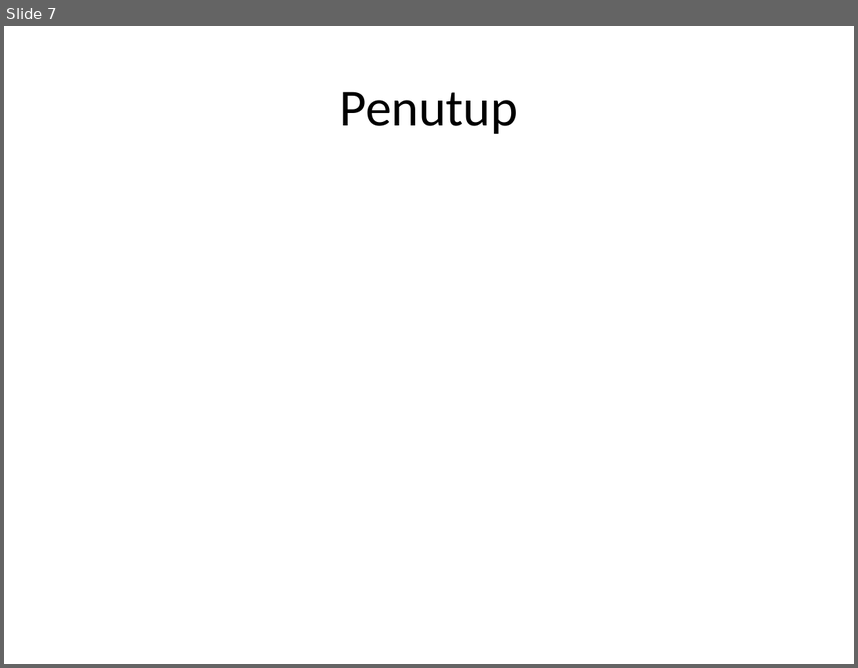
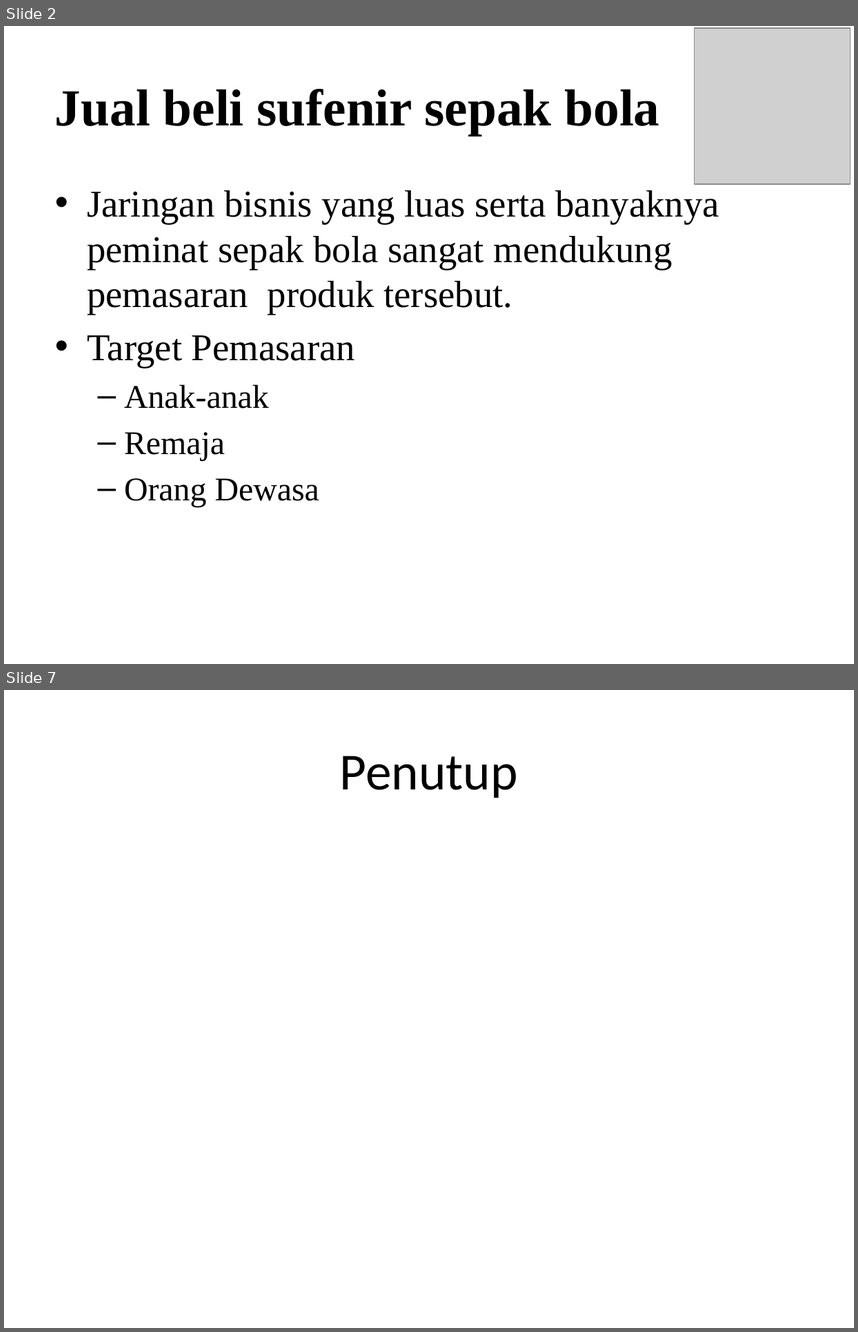
Before and after one commit to IOInspire/SGCodingMum, a slide deck: Titin/Power poin.pptx. Shown one above the other, each under a label of ours: slide 7 before the commit, slides 2 and 7 after it; the slides between them are not shown. The pictures are 858x668 and 858x1332 pixels, drawn with LibreOffice and Linux fonts; fonts in the diff are those of the drawing; grey boxes stand for pictures; background and template pictures are left out. Boxes give left, top, right and bottom in pixels: in the first picture for what was removed or moved away, otherwise in the second. Text is boxed around its words. In the diff, an @@ line names an element or a change of style, - is before the commit and + after.

```diff
--- a/Titin/Power poin.pptx
+++ b/Titin/Power poin.pptx
@@ slide 2 added at (x1=4, y1=26, x2=854, y2=664), background picture (left out) @@
@@ picture added at (x1=694, y1=27, x2=850, y2=183) @@
@@ title added at (x1=55, y1=89, x2=660, y2=135), 44 pt, text #000000, bold @@
+Jual beli sufenir sepak bola
@@ text added at (x1=87, y1=190, x2=720, y2=507), 32 pt, text #000000 @@
+• Jaringan bisnis yang luas serta banyaknya peminat sepak bola sangat mendukung pemasaran produk tersebut.
+• Target Pemasaran
+  – Anak-anak
+  – Remaja
+  – Orang Dewasa
```
Also in this commit, not shown: 1 slide changed, 4 other slides added, 5 slides removed, 26 other files.
